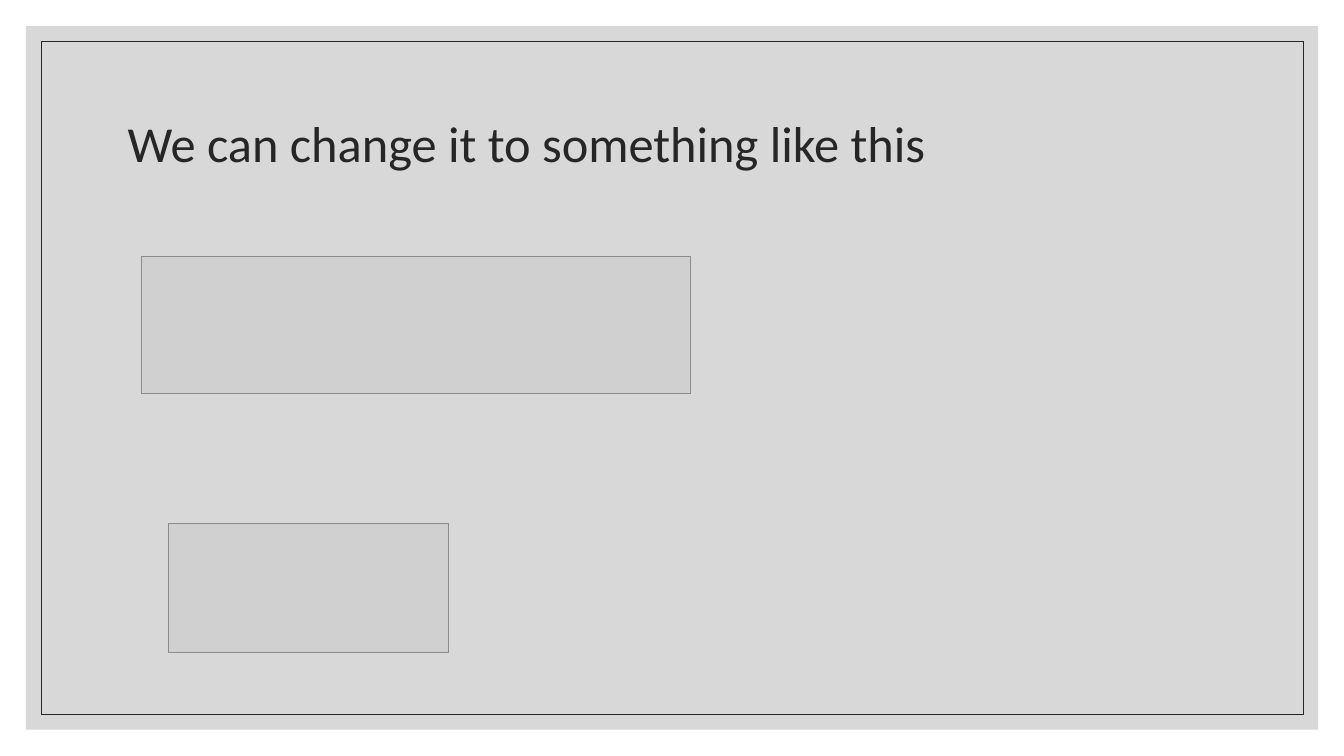
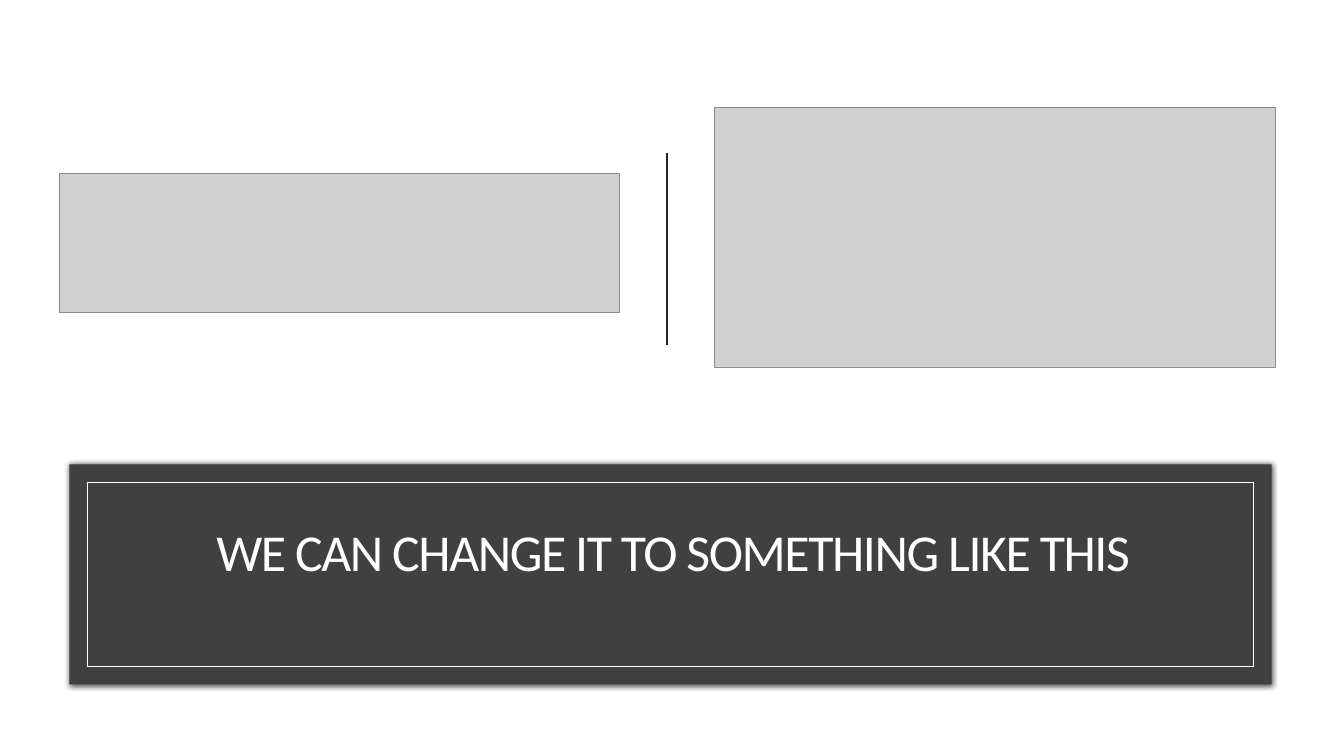
Before and after one commit to kemiller2002/monad-talk, a slide deck: slide 7 of presentation/monads.pptx (slide 6 before the commit). Drawn at 1344x756 pixels with LibreOffice and Linux fonts; fonts in the diff are those of the drawing; grey boxes stand for pictures; background and template pictures are left out; a plain dark background stands for a picture behind light text. Boxes give left, top, right and bottom in pixels: in the first picture for what was removed or moved away, otherwise in the second. Text is boxed around its words. In the diff, an @@ line names an element or a change of style, - is before the commit and + after.

```diff
--- a/presentation/monads.pptx
+++ b/presentation/monads.pptx
@@ background #FFFFFF to picture (left out) @@
@@ rectangle added at [0,0,1344,756], fill #EBDDC3 @@
@@ rectangle added at [0,0,1344,756], fill #FFFFFF @@
@@ rectangle removed at [26,26,1319,730] @@
@@ rectangle removed at [41,41,1304,715] @@
@@ picture: place and size @@
-picture at [169,523,450,652]
+picture at [715,108,1275,367]
@@ rectangle added at [144,140,1200,615], fill #FFFFFF @@
@@ picture: place and size @@
-picture at [142,257,691,393]
+picture at [59,173,620,313]
@@ line added from (667, 153) to (667, 346), #262626 1 pt @@
@@ rectangle added at [70,465,1272,685], fill #404040 @@
@@ rectangle added at [88,483,1254,666], outline #FFFFFF 0.5 pt @@
@@ title at [216,537,1130,572]: text changed; size 36 to 37 pt; text colour #262626 to #FFFFFF @@
-We can change it to something like this
+WE CAN CHANGE IT TO SOMETHING LIKE THIS
```
Also in this commit, not shown: 9 slides added, 2 slides removed, 3 other files.
